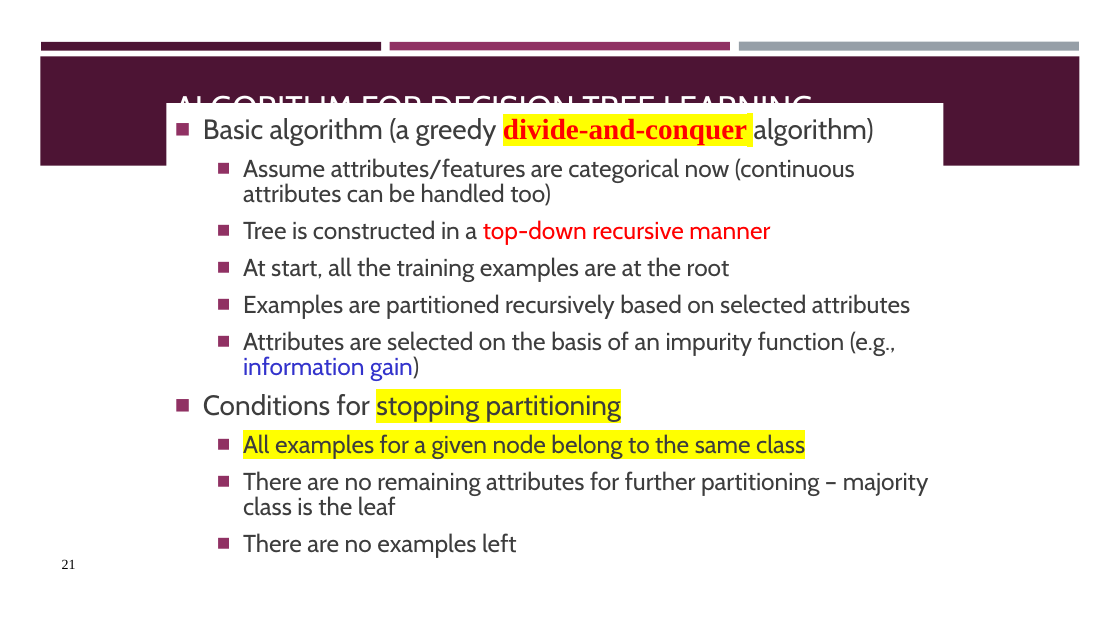
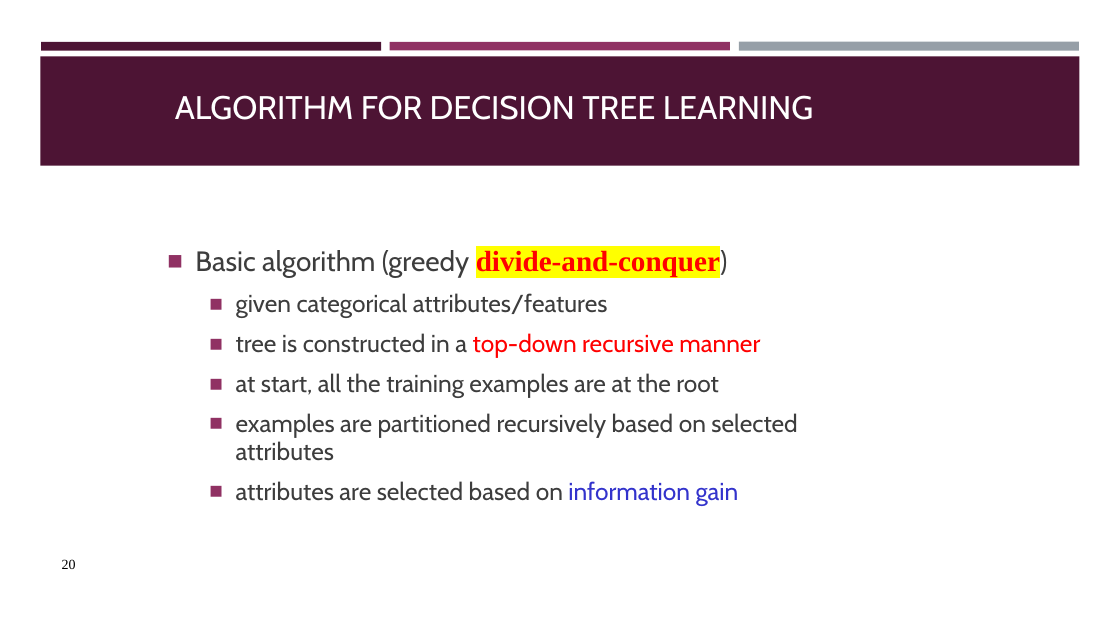
Before and after one commit to BeiyuLinCS/beiyulin.github.io, a slide deck: slide 20 of teach/spring_21/behavior_modeling/week6_supervised.pptx (slide 21 before the commit). Drawn at 1120x630 pixels with LibreOffice and Linux fonts; fonts in the diff are those of the drawing. Boxes give left, top, right and bottom in pixels: in the first picture for what was removed or moved away, otherwise in the second. Text is boxed around its words. In the diff, an @@ line names an element or a change of style, - is before the commit and + after.

```diff
--- a/teach/spring_21/behavior_modeling/week6_supervised.pptx
+++ b/teach/spring_21/behavior_modeling/week6_supervised.pptx
@@ text "Basic algorithm (greedy divide-and-conquer)": place and size @@
-text "Basic algorithm (greedy divide-and-conquer)" at bbox=[166, 103, 944, 570]
+text "Basic algorithm (greedy divide-and-conquer)" at bbox=[195, 250, 797, 505]
@@ text at bbox=[195, 250, 797, 505]: text changed @@
-■ Basic algorithm (a greedy divide-and-conquer algorithm)
-  ■ Assume attributes/features are categorical now (continuous attributes can be handled too)
-  ■ Tree is constructed in a top-down recursive manner
-  ■ At start, all the training examples are at the root
-  ■ Examples are partitioned recursively based on selected attributes
-  ■ Attributes are selected on the basis of an impurity function (e.g., information gain)
-■ Conditions for stopping partitioning
-  ■ All examples for a given node belong to the same class
-  ■ There are no remaining attributes for further partitioning – majority class is the leaf
-  ■ There are no examples left
+■ Basic algorithm (greedy divide-and-conquer)
+  ■ given categorical attributes/features
+  ■ tree is constructed in a top-down recursive manner
+  ■ at start, all the training examples are at the root
+  ■ examples are partitioned recursively based on selected attributes
+  ■ attributes are selected based on information gain
@@ page number at bbox=[62, 559, 76, 569]: text changed @@
-21
+20
```
Also in this commit, not shown: 25 other slides changed, 1 slide added, 31 slides removed, 4 other files.
